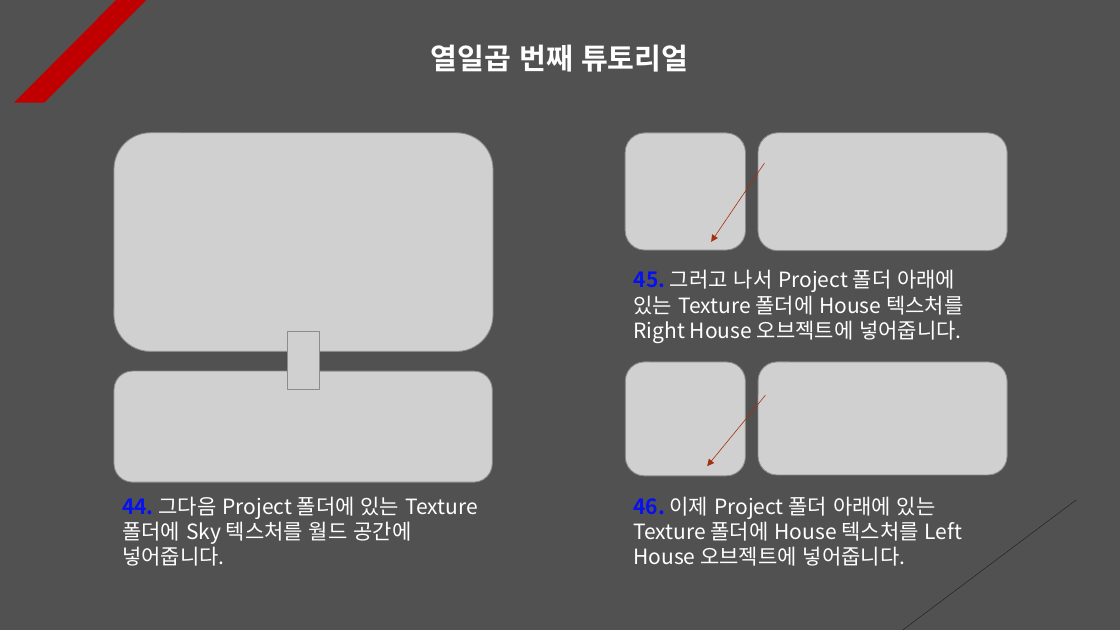
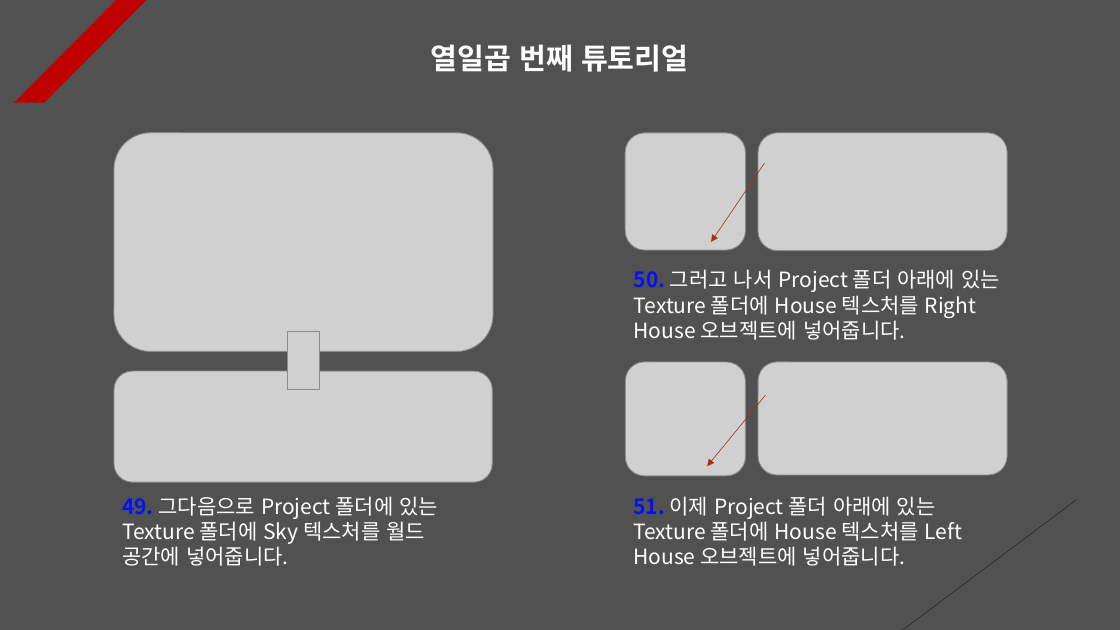
Before and after one commit to Unity2033/3D-UnityEngine, a slide deck: slide 17 of Assets/Light/PPT Data/Light Example.pptx. Drawn at 1120x630 pixels with LibreOffice and Linux fonts; fonts in the diff are those of the drawing; grey boxes stand for pictures. Boxes give left, top, right and bottom in pixels: in the first picture for what was removed or moved away, otherwise in the second. Text is boxed around its words. In the diff, an @@ line names an element or a change of style, - is before the commit and + after.

```diff
--- a/Assets/Light/PPT Data/Light Example.pptx
+++ b/Assets/Light/PPT Data/Light Example.pptx
@@ text at bbox=[634, 269, 1000, 340]: text changed @@
-45. 그러고 나서 Project 폴더 아래에 있는 Texture 폴더에 House 텍스처를 Right House 오브젝트에 넣어줍니다.
+50. 그러고 나서 Project 폴더 아래에 있는 Texture 폴더에 House 텍스처를 Right House 오브젝트에 넣어줍니다.
@@ text at bbox=[122, 496, 438, 566]: text changed @@
-44. 그다음 Project 폴더에 있는 Texture 폴더에 Sky 텍스처를 월드 공간에 넣어줍니다.
+49. 그다음으로 Project 폴더에 있는 Texture 폴더에 Sky 텍스처를 월드 공간에 넣어줍니다.
@@ text at bbox=[633, 496, 962, 566]: text changed @@
-46. 이제 Project 폴더 아래에 있는 Texture 폴더에 House 텍스처를 Left House 오브젝트에 넣어줍니다.
+51. 이제 Project 폴더 아래에 있는 Texture 폴더에 House 텍스처를 Left House 오브젝트에 넣어줍니다.
```
Also in this commit, not shown: 16 other slides changed, 9 other files.
